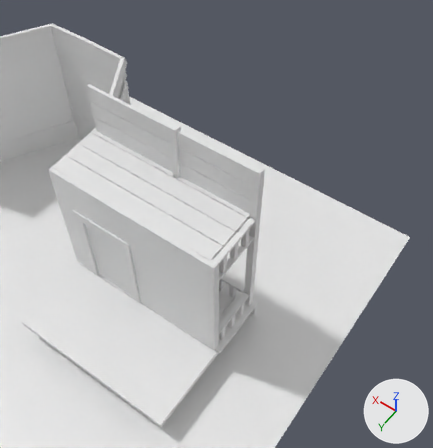
An edit to the Blender file modelling/Up House.blend, drawn before and after from the same camera.
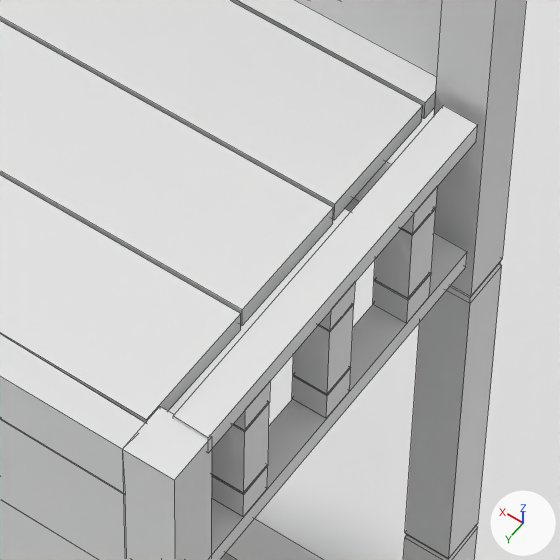
Each version appears first from a camera (50 mm lens) standing at (-10.73, 10.91, 16.11) and looking at (-5.56, 3.67, 4.74), and next in a close-up on the part from 44% to 62% of the width and 45% to 62% of the height. Every picture has the same lights, and +X, +Y and +Z are marked at lower right. The close-ups show mesh edges as thin lines.
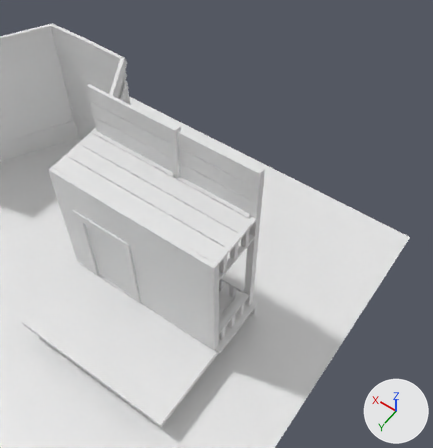
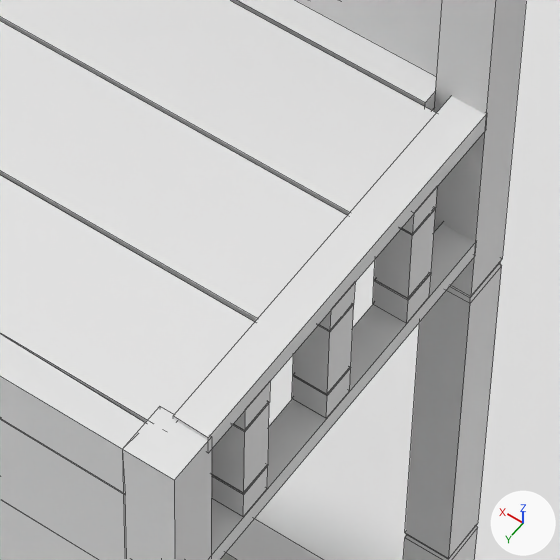
Commit message: little Touchups

Location of each change, [x1, y1, x2, y2] in pixels of the close-ups (560 x 560 px):
'Cube.046', reshaped: before [0, 0, 422, 423]; after [0, 0, 436, 423]
'Cube.048', reshaped: before [173, 105, 478, 448]; after [173, 96, 486, 448]
'Cube.049', reshaped: before [211, 233, 467, 560]; after [211, 224, 475, 560]

The change, as a diff of the scene's bpy script:
```diff
--- a/modelling/Up House.blend.py
+++ b/modelling/Up House.blend.py
@@ me_cube_066 @@
 me_cube_066.from_pydata(...)  # 8 vertices, 6 faces; spans x -0.95..3.58, y -1.0..1.4, z -1.0..1.0
 # used by ob_cube_046; location = (-5.005, 3.293, 4.7); scale = (1.11, 0.21, 0.0428)
 # before: 0 (-0.95, -1.0, -1.0) at pixel (421, 121), 1 (-0.95, -1.0, 1.0) at pixel (422, 105), 2 (-0.95, 1.4, -1.0) at pixel (334, 220), 3 (-0.95, 1.4, 1.0) at pixel (334, 204)
+# me_cube_066 part 1
+for i in [*range(0, 4)]: me_cube_066.vertices[i].co += Vector((-0.07, 0.0, 0.0))
@@ me_cube_071 @@
 me_cube_071.from_pydata(...)  # 8 vertices, 6 faces; spans x -0.95..0.89, y -1.0..1.0, z -1.0..1.0
 # used by ob_cube_048; location = (-6.197, 3.845, 4.723); rotation_euler = (0.0, 0.0, 1.571), in degrees (0, 0, 90); scale = (0.827, 0.0687, 0.0428)
 # verts and faces of me_cube_071; kept vertices keep their numbers, new ones are numbered from 8
 # before: 0 (-0.95, -1.0, -1.0), 1 (-0.95, -1.0, 1.0) at pixel (443, 105), 2 (-0.95, 1.0, -1.0) at pixel (476, 141), 3 (-0.95, 1.0, 1.0) at pixel (477, 124)
+# me_cube_071 part 2
+delete_faces([(0, 1, 3, 2)])
+for i in [*range(0, 4)]: verts[i] += (-0.07, 0.0, 0.0)
@@ me_cube_072 @@
 me_cube_072.from_pydata(...)  # 8 vertices, 6 faces; spans x -0.95..0.89, y -1.0..1.0, z -1.0..1.0
 # used by ob_cube_049; location = (-6.197, 3.845, 4.028); rotation_euler = (0.0, 0.0, 1.571), in degrees (0, 0, 90); scale = (0.827, 0.0687, 0.0428)
 # verts and faces of me_cube_072; kept vertices keep their numbers, new ones are numbered from 8
 # before: 0 (-0.95, -1.0, -1.0), 1 (-0.95, -1.0, 1.0) at pixel (434, 232), 2 (-0.95, 1.0, -1.0) at pixel (465, 267), 3 (-0.95, 1.0, 1.0) at pixel (467, 251)
+# me_cube_072 part 3
+delete_faces([(0, 1, 3, 2)])
+for i in [*range(0, 4)]: verts[i] += (-0.07, 0.0, 0.0)
```
